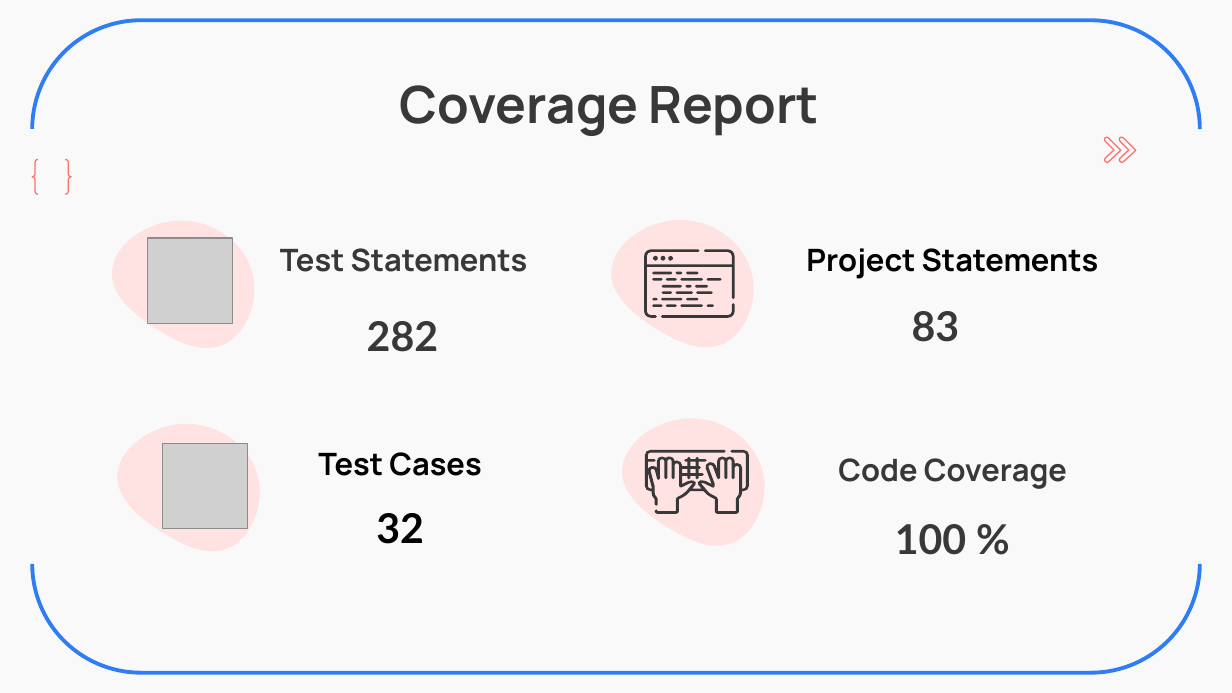
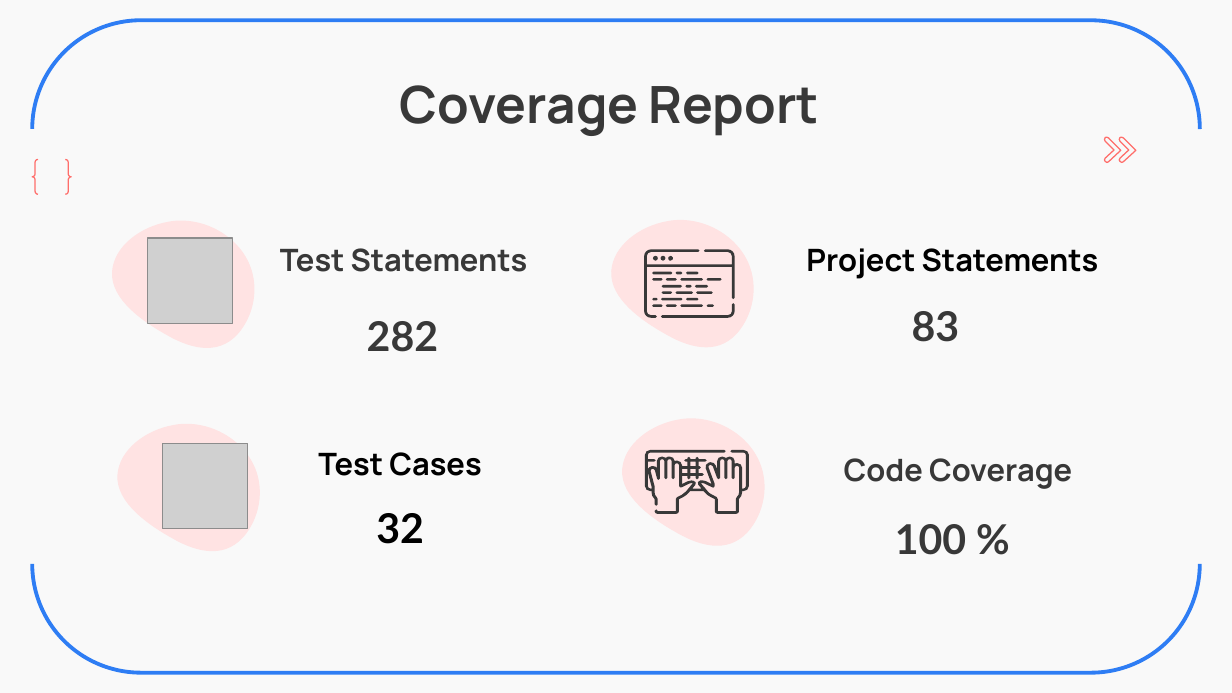
Before and after one commit to ZavierHuang/RESTFUL-API-DESIGN, a slide deck: slide 16 of 黃昱叡_SW2_Backend_Practice.pptx (slide 15 before the commit). Drawn at 1232x693 pixels with LibreOffice and Linux fonts; fonts in the diff are those of the drawing; grey boxes stand for pictures. Boxes give left, top, right and bottom in pixels: in the first picture for what was removed or moved away, otherwise in the second. Text is boxed around its words. In the diff, an @@ line names an element or a change of style, - is before the commit and + after.

```diff
--- a/黃昱叡_SW2_Backend_Practice.pptx
+++ b/黃昱叡_SW2_Backend_Practice.pptx
@@ text "Code Coverage" moved from (x1=838, y1=458, x2=1067, y2=489) to (x1=844, y1=458, x2=1072, y2=489) @@
```
Also in this commit, not shown: 10 other slides changed, 1 slide added.
